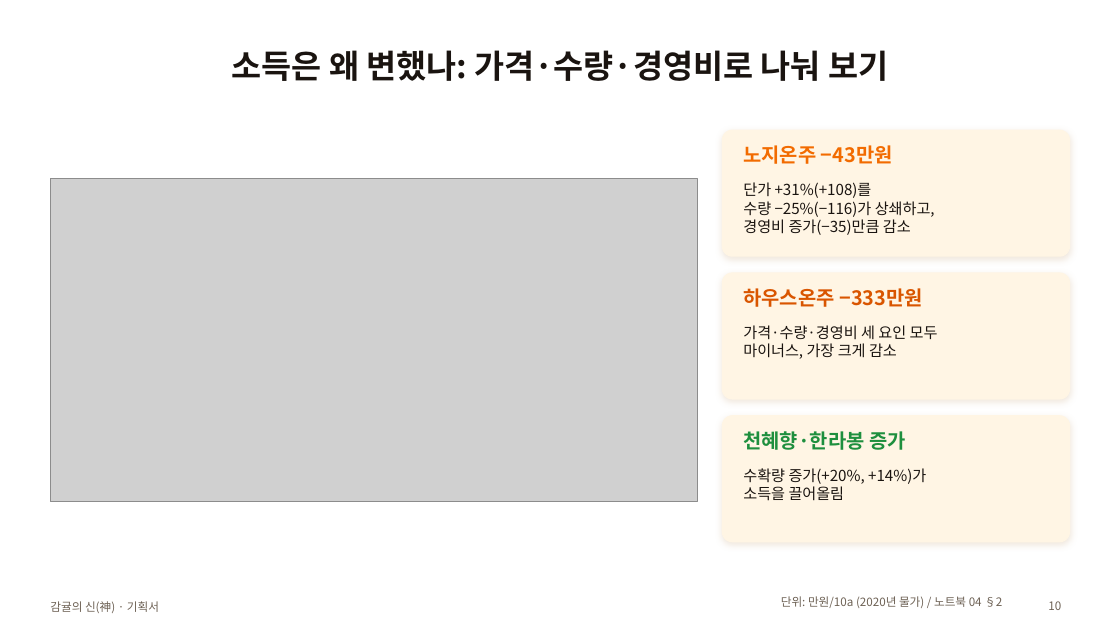
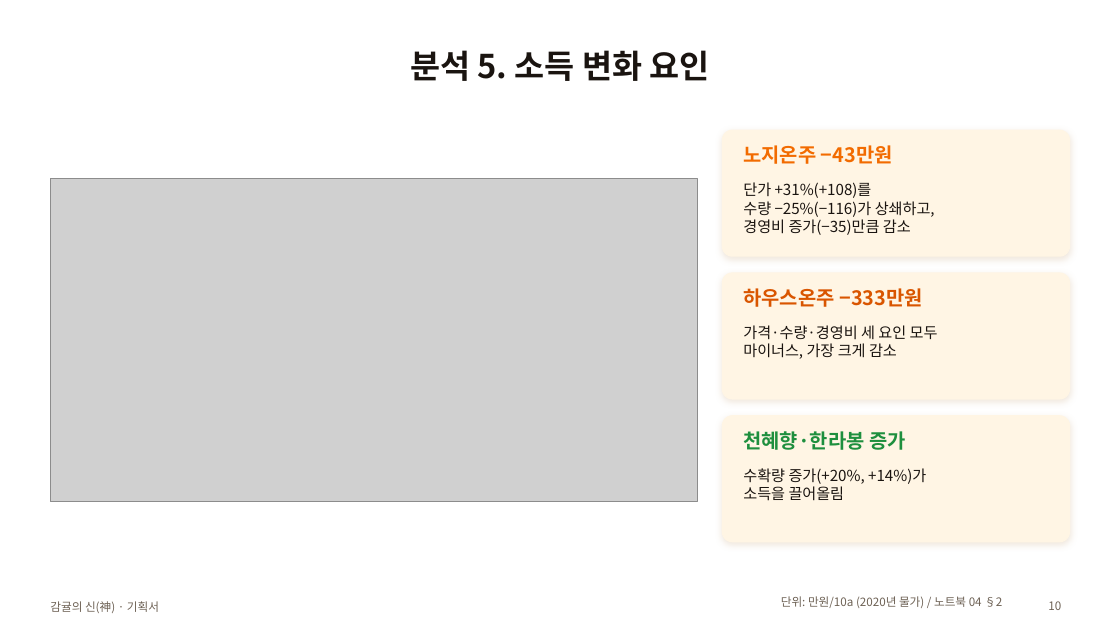
Before and after one commit to Jeju-Citrus-Analysis-Agent/Citrus-Analysis, a slide deck: slide 10 of docs/submission/00_기획서.pptx. Drawn at 1120x630 pixels with LibreOffice and Linux fonts; fonts in the diff are those of the drawing; grey boxes stand for pictures. Boxes give left, top, right and bottom in pixels: in the first picture for what was removed or moved away, otherwise in the second. Text is boxed around its words. In the diff, an @@ line names an element or a change of style, - is before the commit and + after.

```diff
--- a/docs/submission/00_기획서.pptx
+++ b/docs/submission/00_기획서.pptx
@@ title at [410, 50, 710, 81]: text changed @@
-소득은 왜 변했나: 가격·수량·경영비로 나눠 보기
+분석 5. 소득 변화 요인
```
Also in this commit, not shown: 13 other slides changed, 8 other files.
